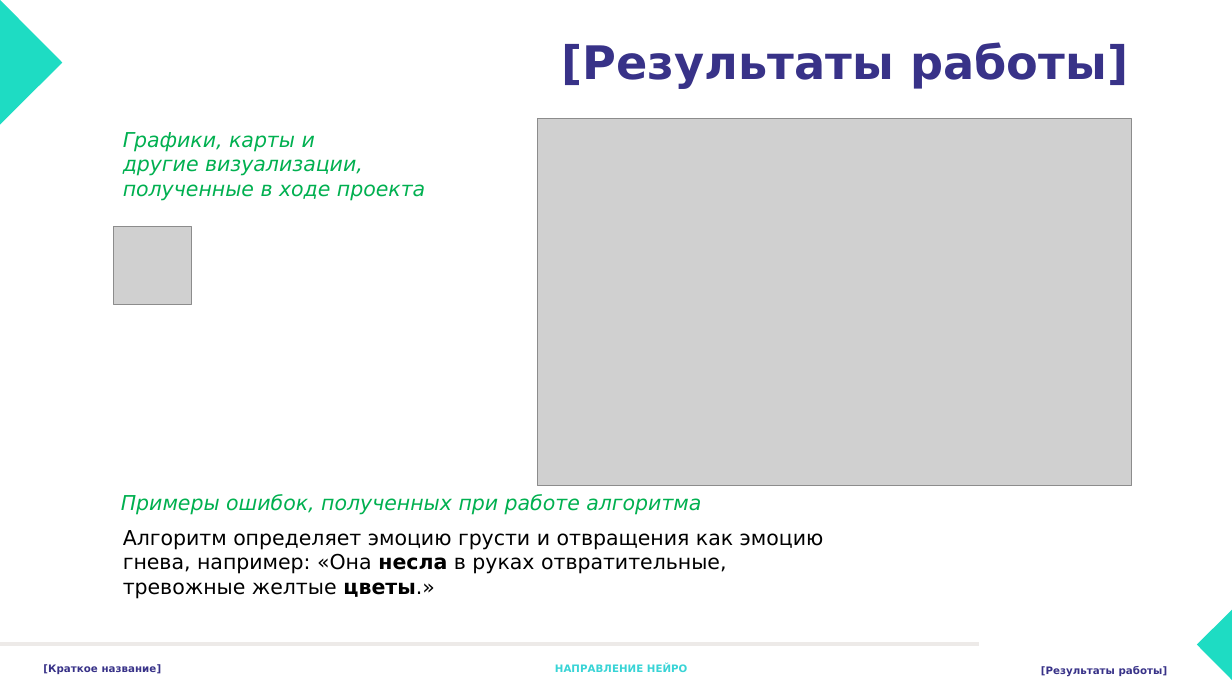
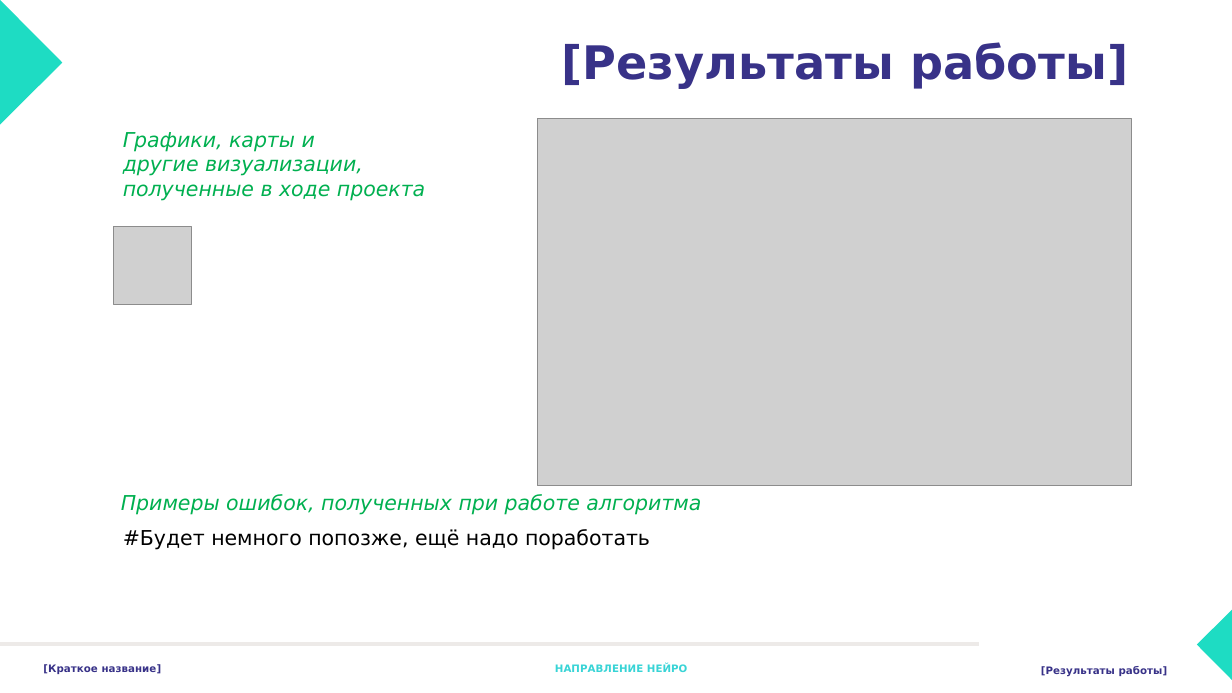
Before and after one commit to Arava003/kalashnikov_project, a slide deck: slide 7 of Шаблон для Нейро для защиты.pptx. Drawn at 1232x693 pixels with LibreOffice and Linux fonts; fonts in the diff are those of the drawing; grey boxes stand for pictures. Boxes give left, top, right and bottom in pixels: in the first picture for what was removed or moved away, otherwise in the second. Text is boxed around its words. In the diff, an @@ line names an element or a change of style, - is before the commit and + after.

```diff
--- a/Шаблон для Нейро для защиты.pptx
+++ b/Шаблон для Нейро для защиты.pptx
@@ text at (123, 529, 650, 550): text changed @@
-Алгоритм определяет эмоцию грусти и отвращения как эмоцию гнева, например: «Она несла в руках отвратительные, тревожные желтые цветы.»
+#Будет немного попозже, ещё надо поработать
```
Also in this commit, not shown: 6 other slides changed, 28 other files.
